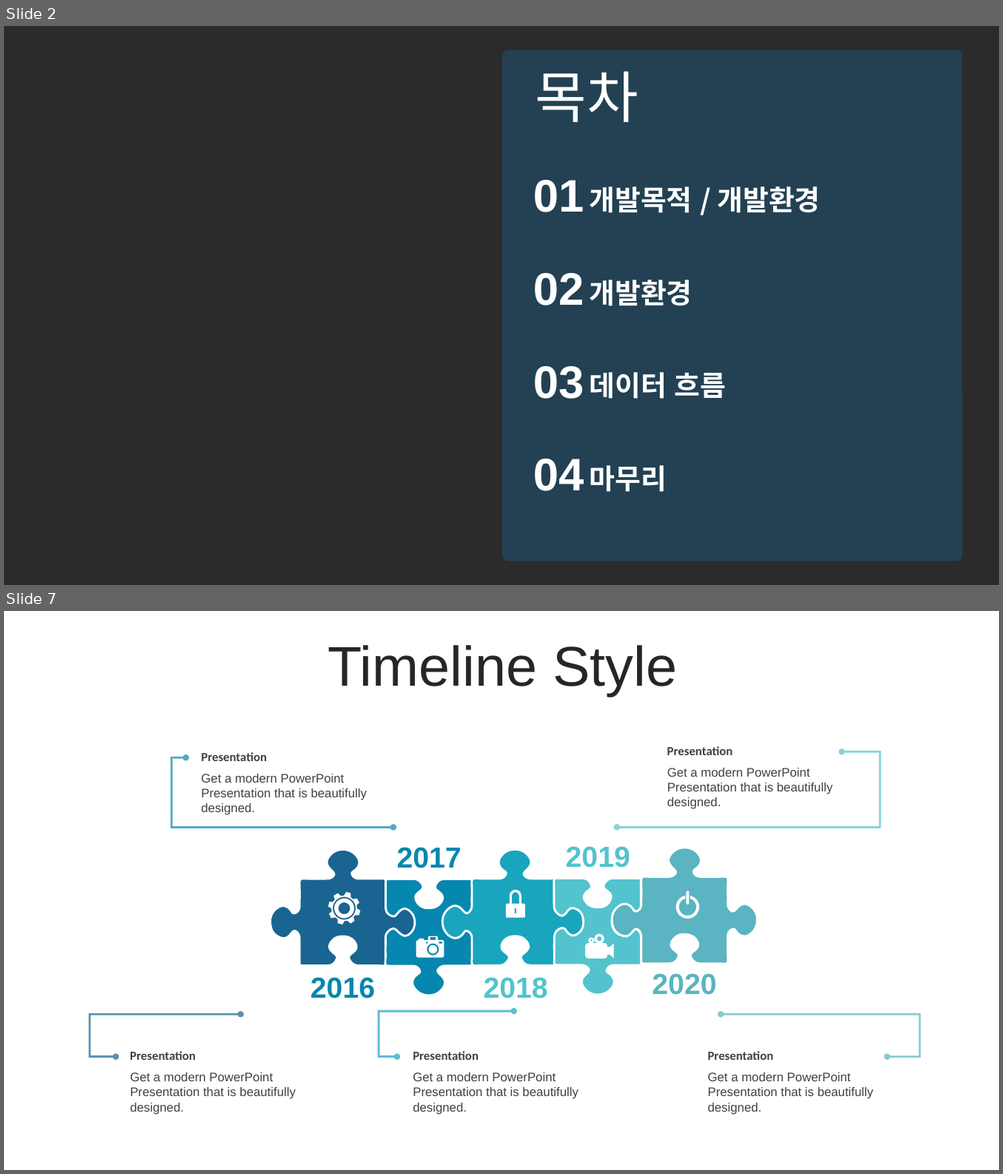
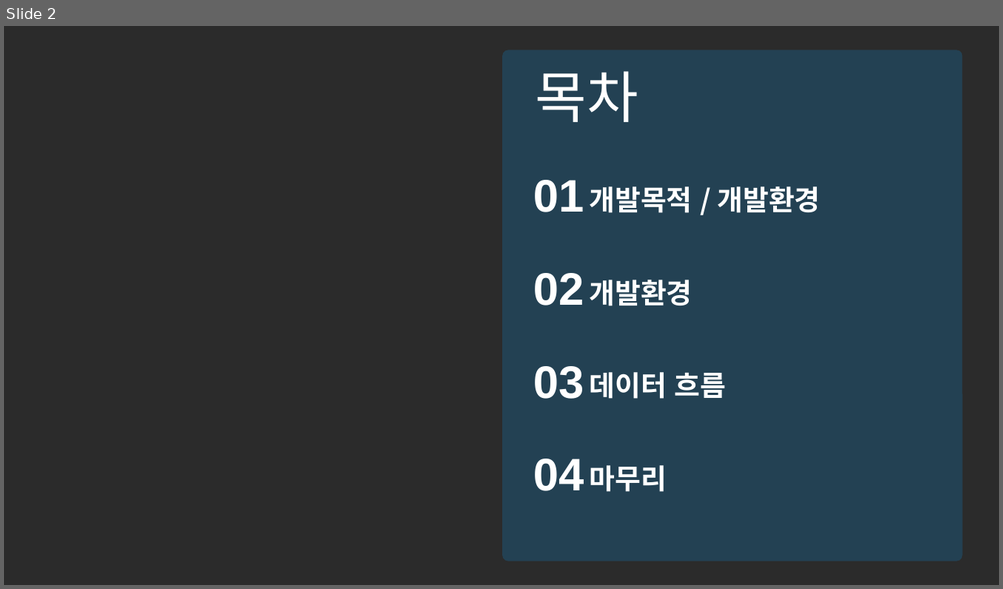
Before and after one commit to QYnote/Python_ConnectMS-SQL, a slide deck: 심준보_AI개발 포트폴리오.pptx. Shown one above the other, each under a label of ours: slides 2 and 7 before the commit, slide 2 after it; the slides between them are not shown. The pictures are 1003x1174 and 1003x589 pixels, drawn with LibreOffice and Linux fonts; fonts in the diff are those of the drawing; background and template pictures are left out; a plain dark background stands for a picture behind light text. Boxes give left, top, right and bottom in pixels: in the first picture for what was removed or moved away, otherwise in the second. Text is boxed around its words. In the diff, an @@ line names an element or a change of style, - is before the commit and + after.

```diff
--- a/심준보_AI개발 포트폴리오.pptx
+++ b/심준보_AI개발 포트폴리오.pptx
@@ slide 7 removed at (x1=4, y1=611, x2=999, y2=1170), background #FFFFFF @@
@@ text removed at (x1=328, y1=645, x2=677, y2=696) @@
-Timeline Style
@@ elbow double arrow removed from (186, 758) to (393, 827) @@
@@ text removed at (x1=201, y1=752, x2=267, y2=761) @@
-Presentation
@@ elbow double arrow removed from (617, 827) to (842, 752) @@
@@ text removed at (x1=667, y1=746, x2=733, y2=755) @@
-Presentation
@@ text removed at (x1=201, y1=774, x2=367, y2=815) @@
-Get a modern PowerPoint Presentation that is beautifully designed.
@@ text removed at (x1=667, y1=768, x2=833, y2=809) @@
-Get a modern PowerPoint Presentation that is beautifully designed.
@@ freeform shape removed at (x1=270, y1=850, x2=415, y2=965) @@
@@ text removed at (x1=397, y1=847, x2=461, y2=869) @@
-2017
@@ freeform shape removed at (x1=443, y1=850, x2=587, y2=965) @@
@@ text removed at (x1=566, y1=846, x2=630, y2=868) @@
-2019
@@ freeform shape removed at (x1=612, y1=848, x2=757, y2=963) @@
@@ freeform shape removed at (x1=328, y1=892, x2=360, y2=925) @@
@@ freeform shape removed at (x1=385, y1=880, x2=472, y2=995) @@
@@ freeform shape removed at (x1=506, y1=890, x2=525, y2=918) @@
@@ freeform shape removed at (x1=555, y1=879, x2=641, y2=994) @@
@@ freeform shape removed at (x1=675, y1=891, x2=699, y2=918) @@
@@ freeform shape removed at (x1=416, y1=937, x2=444, y2=958) @@
@@ freeform shape removed at (x1=585, y1=934, x2=614, y2=959) @@
@@ text removed at (x1=310, y1=977, x2=375, y2=999) @@
-2016
@@ text removed at (x1=484, y1=977, x2=548, y2=999) @@
-2018
@@ text removed at (x1=652, y1=974, x2=716, y2=995) @@
-2020
@@ elbow double arrow removed from (116, 1057) to (241, 1014) @@
@@ elbow double arrow removed from (397, 1057) to (514, 1011) @@
@@ elbow double arrow removed from (887, 1057) to (720, 1014) @@
@@ text removed at (x1=130, y1=1051, x2=196, y2=1060) @@
-Presentation
@@ text removed at (x1=412, y1=1051, x2=478, y2=1060) @@
-Presentation
@@ text removed at (x1=708, y1=1051, x2=774, y2=1060) @@
-Presentation
@@ text removed at (x1=130, y1=1073, x2=296, y2=1115) @@
-Get a modern PowerPoint Presentation that is beautifully designed.
@@ text removed at (x1=412, y1=1073, x2=578, y2=1115) @@
-Get a modern PowerPoint Presentation that is beautifully designed.
@@ text removed at (x1=708, y1=1073, x2=874, y2=1115) @@
-Get a modern PowerPoint Presentation that is beautifully designed.
```
Also in this commit, not shown: 3 slides changed, 2 slides added, 43 other slides removed, 3 other files.
